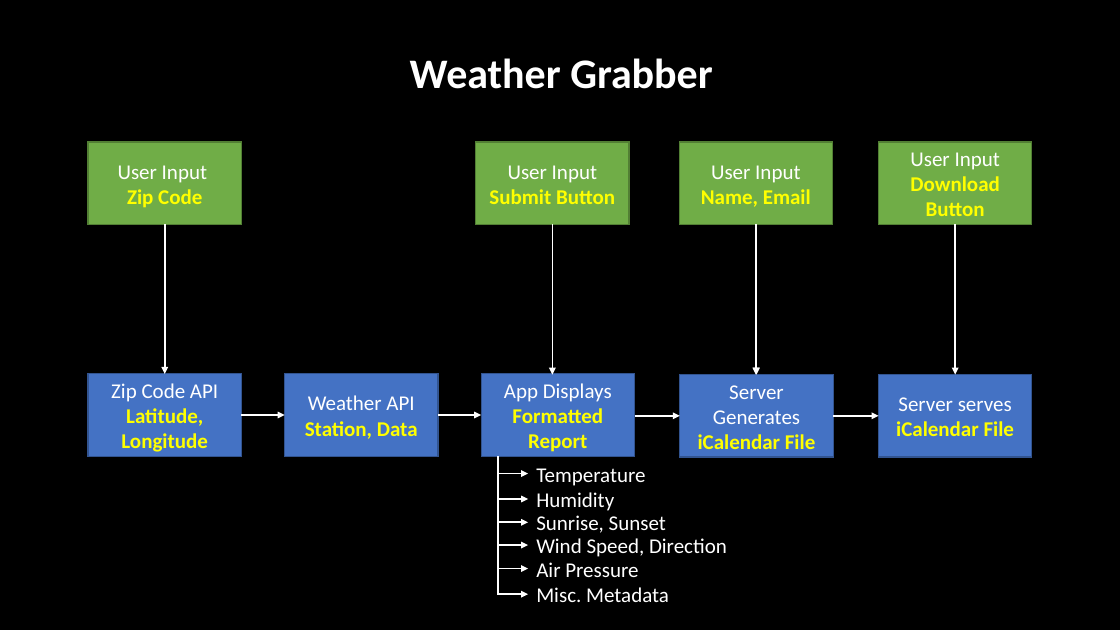
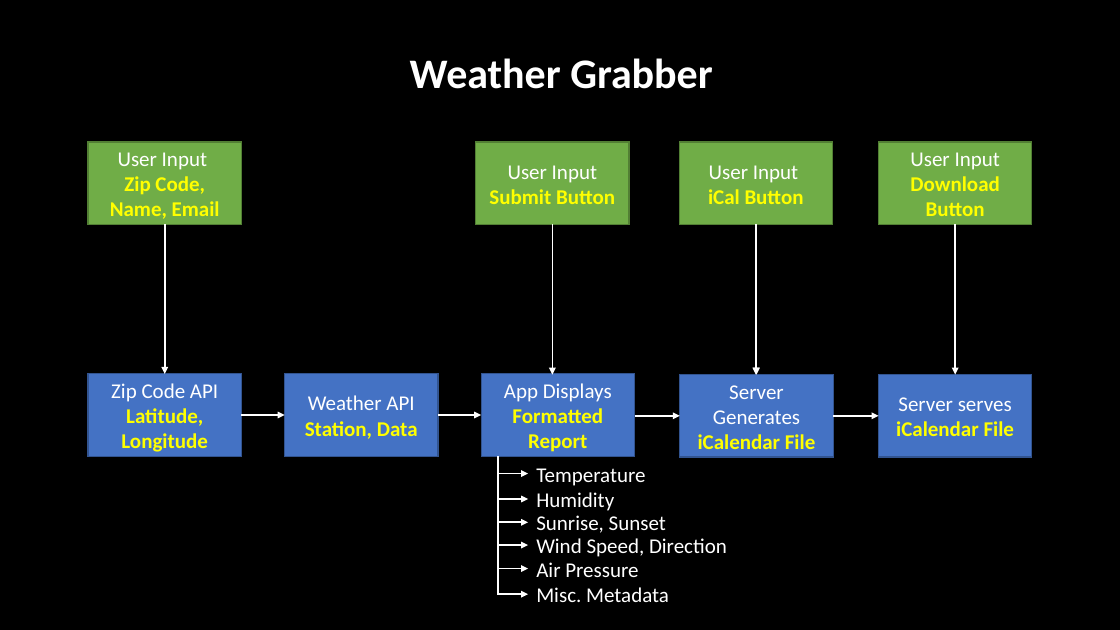
Before and after one commit to f3lixioz/Weather_Grabber, a slide deck: slide 1 of description/Weather_Grabber.pptx. Drawn at 1120x630 pixels with LibreOffice and Linux fonts; fonts in the diff are those of the drawing. Boxes give left, top, right and bottom in pixels: in the first picture for what was removed or moved away, otherwise in the second. Text is boxed around its words. In the diff, an @@ line names an element or a change of style, - is before the commit and + after.

```diff
--- a/description/Weather_Grabber.pptx
+++ b/description/Weather_Grabber.pptx
@@ text in rectangle at (110,176,220,219): text changed @@
-Zip Code
+Zip Code, Name, Email
@@ text in rectangle at (708,165,804,204): text changed @@
-User Input Name, Email
+User Input
+iCal Button
```
Also in this commit, not shown: 1 other file.
